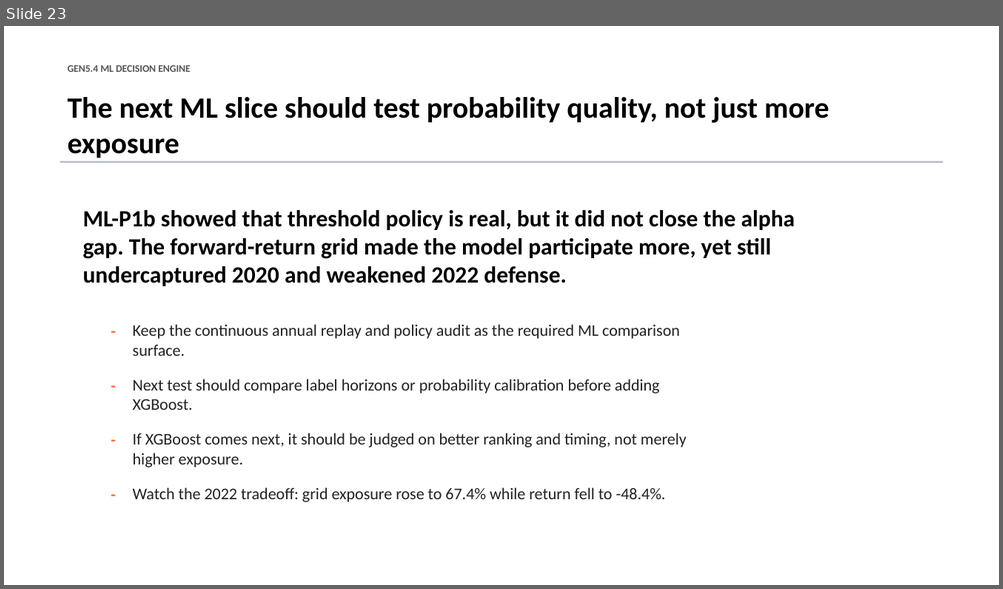
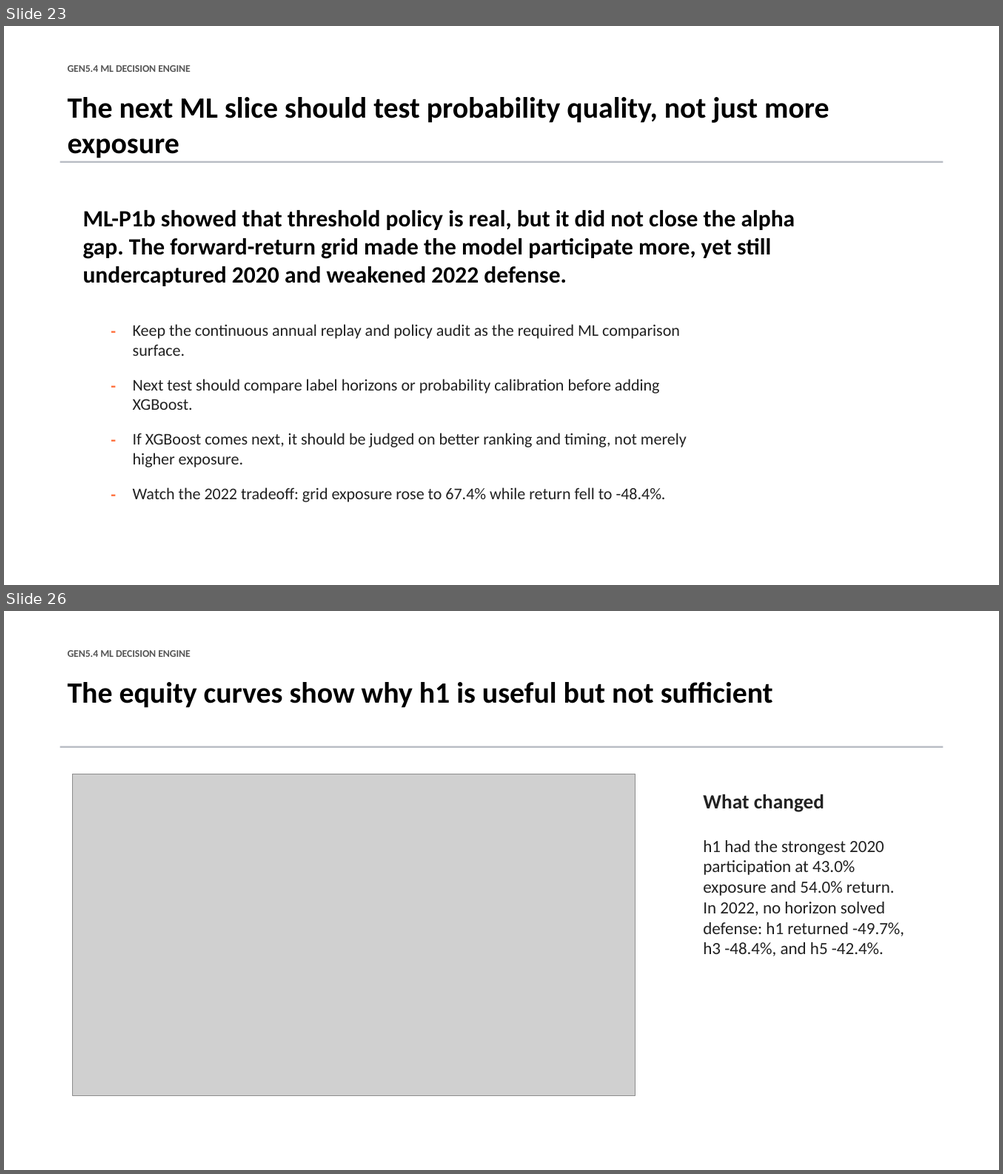
Before and after one commit to Francisc0Franc0/Time-Series-Modeling-Gen5, a slide deck: presentations/gen5_4_ml_decision_engine_incremental_build.pptx. Shown one above the other, each under a label of ours: slide 23 before the commit, slides 23 and 26 after it; the slides between them are not shown. The pictures are 1003x589 and 1003x1174 pixels, drawn with LibreOffice and Linux fonts; fonts in the diff are those of the drawing; grey boxes stand for pictures. Boxes give left, top, right and bottom in pixels: in the first picture for what was removed or moved away, otherwise in the second. Text is boxed around its words. In the diff, an @@ line names an element or a change of style, - is before the commit and + after.

Commit message:
Add Gen5.4 GLM horizon diagnostic

```diff
--- a/presentations/gen5_4_ml_decision_engine_incremental_build.pptx
+++ b/presentations/gen5_4_ml_decision_engine_incremental_build.pptx
@@ slide 26 added at (4,611,999,1170), background #FFFFFF @@
@@ text added at (68,650,190,657), 9.8 pt, text #555555, bold @@
+GEN5.4 ML DECISION ENGINE
@@ text added at (68,682,773,708), 28.5 pt, text #000000, bold @@
+The equity curves show why h1 is useful but not sufficient
@@ rectangle added at (60,746,942,748), fill #B8BCC4 @@
@@ picture added at (72,775,635,1096) @@
@@ text added at (703,795,824,812), 19.5 pt, text #222222, bold @@
+What changed
@@ text added at (703,840,904,957), 16.5 pt, text #222222 @@
+h1 had the strongest 2020 participation at 43.0% exposure and 54.0% return. In 2022, no horizon solved defense: h1 returned -49.7%, h3 -48.4%, and h5 -42.4%.
```
Also in this commit, not shown: 4 other slides added, 6 other files.
